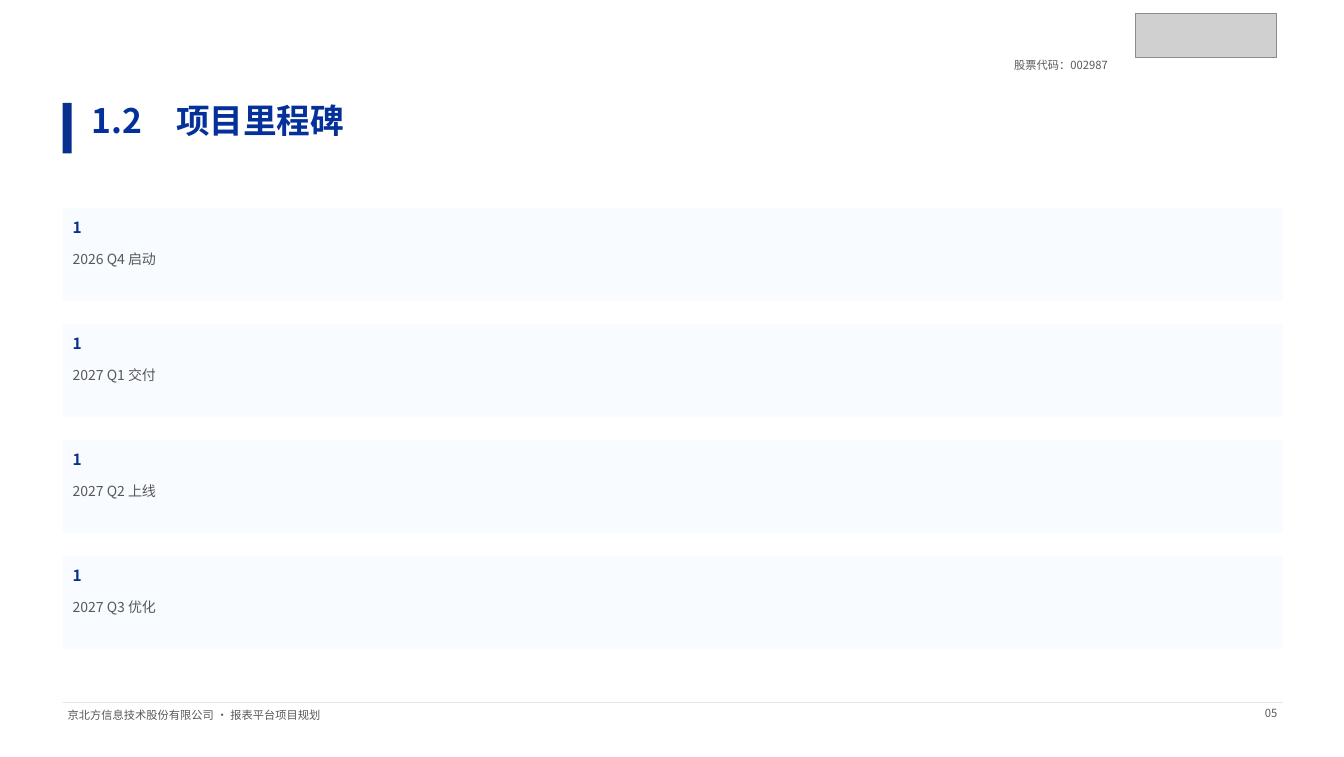
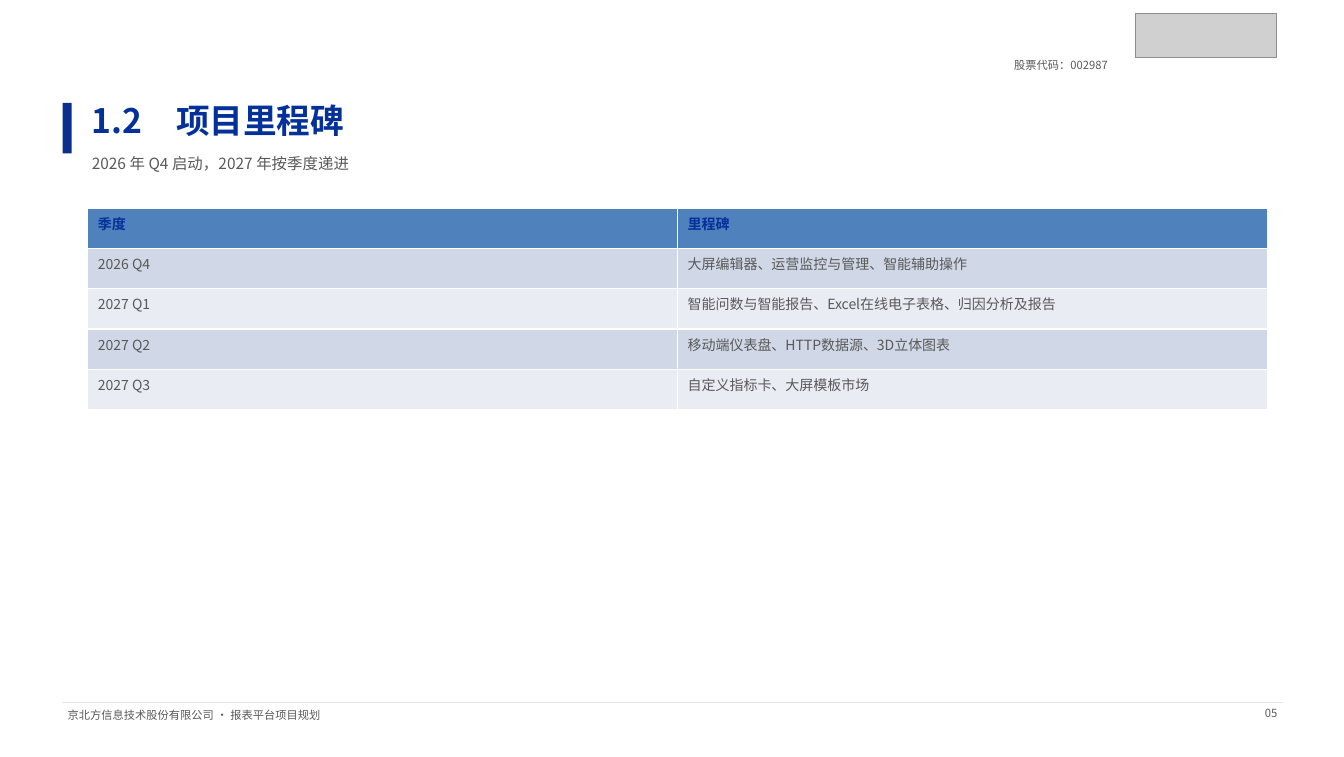
Before and after one commit to Cuiyansong/my-skills, a slide deck: slide 5 of jbf-ppt-skills/examples/sample.pptx. Drawn at 1344x757 pixels with LibreOffice and Linux fonts; fonts in the diff are those of the drawing; grey boxes stand for pictures. Boxes give left, top, right and bottom in pixels: in the first picture for what was removed or moved away, otherwise in the second. Text is boxed around its words. In the diff, an @@ line names an element or a change of style, - is before the commit and + after.

```diff
--- a/jbf-ppt-skills/examples/sample.pptx
+++ b/jbf-ppt-skills/examples/sample.pptx
@@ text at bbox=[92, 156, 349, 172]: text changed; size 10 to 11 pt @@
-2026 Q4 启动
+2026 年 Q4 启动，2027 年按季度递进
@@ rectangle removed at bbox=[63, 208, 1282, 301] @@
@@ table added at bbox=[88, 208, 1266, 410], 5 rows, 2 columns @@
+季度 | 里程碑
+2026 Q4 | 大屏编辑器、运营监控与管理、智能辅助操作
+2027 Q1 | 智能问数与智能报告、Excel在线电子表格、归因分析及报告
+2027 Q2 | 移动端仪表盘、HTTP数据源、3D立体图表
+2027 Q3 | 自定义指标卡、大屏模板市场
@@ text removed at bbox=[73, 221, 82, 233] @@
-1
@@ rectangle removed at bbox=[63, 324, 1282, 417] @@
@@ text removed at bbox=[73, 337, 82, 349] @@
-1
@@ text removed at bbox=[73, 368, 156, 383] @@
-2027 Q1 交付
@@ rectangle removed at bbox=[63, 440, 1282, 533] @@
@@ text removed at bbox=[73, 453, 82, 465] @@
-1
@@ text removed at bbox=[73, 484, 156, 499] @@
-2027 Q2 上线
@@ rectangle removed at bbox=[63, 556, 1282, 649] @@
@@ text removed at bbox=[73, 569, 82, 581] @@
-1
@@ text removed at bbox=[73, 600, 156, 615] @@
-2027 Q3 优化
```
Also in this commit, not shown: 7 other slides changed, 9 slides added, 8 other files.
